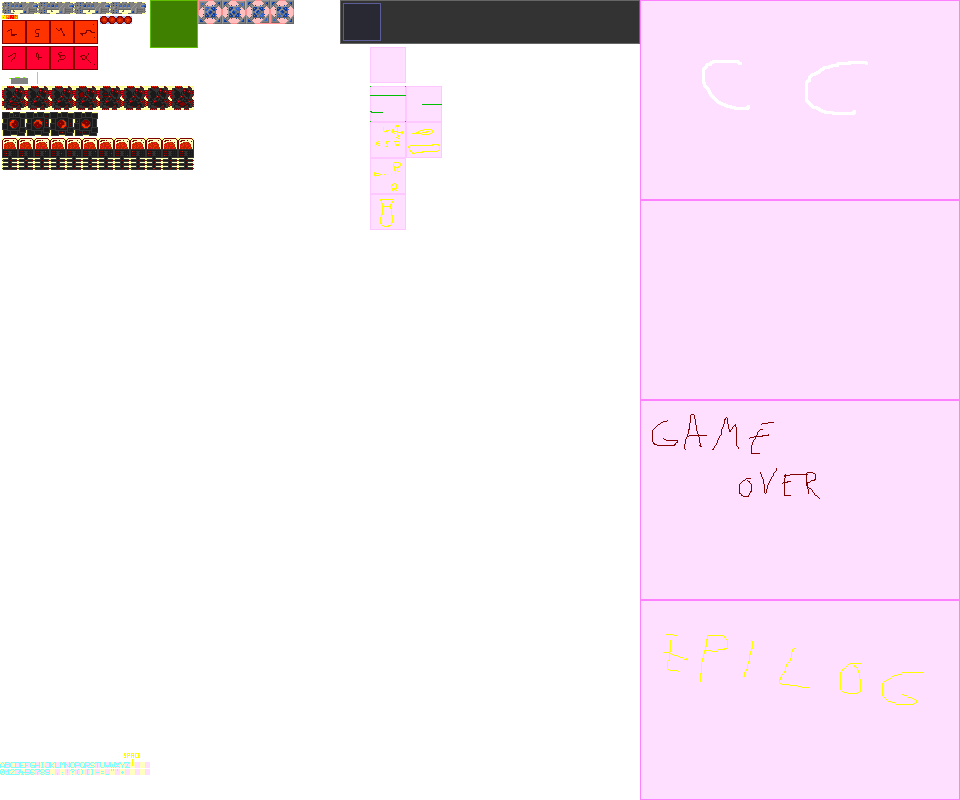
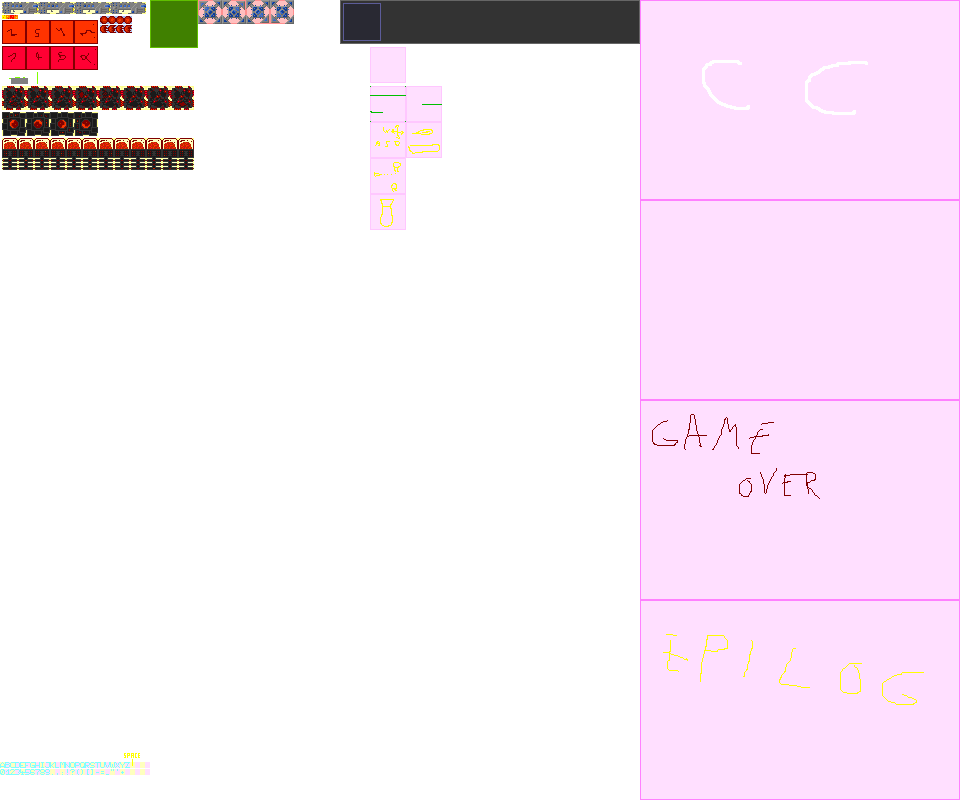
The second 960px x 800px image is a revision of the first. Changes to its layers:
painted on "sprites" over [100, 25, 132, 33]
painted on "helpers" over [100, 25, 132, 33]
